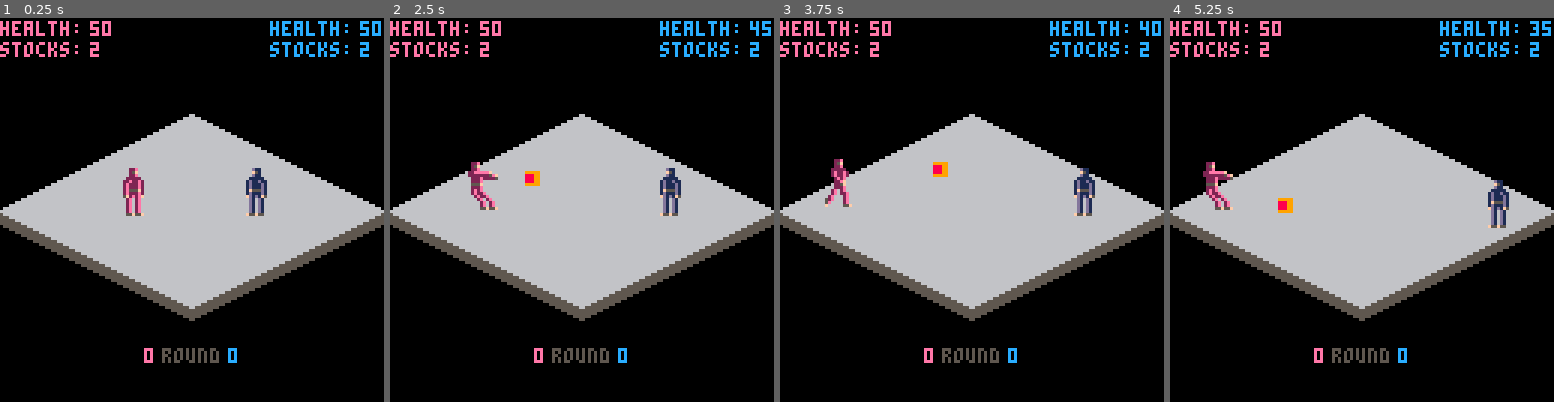
Above: before the commit, frames 1-4 (left to right).
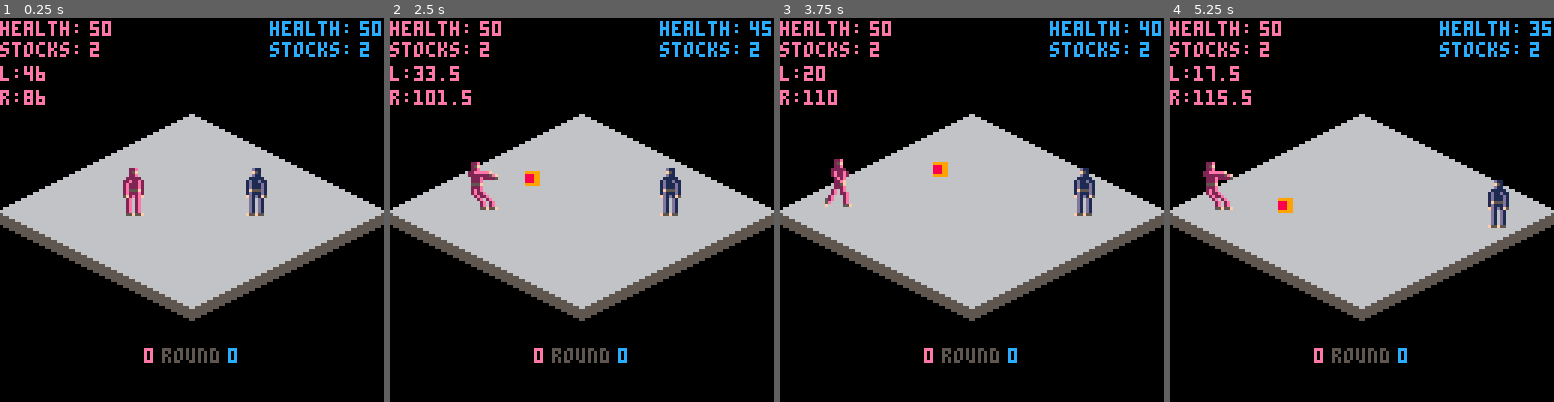
Above: after the commit, the same moments.

Repository: Trifectuh/Fantasy-Console-Projects
Game: PICO-8 cartridge isofight.p8
Same seed, same stepped clock (60 frames per second), same inputs: the game is played once before the commit and once after it.
Inputs:
- Up to frame 1 (0.25 s): no input
- Up to frame 2 (2.5 s): tap O (Z key) at 0.33, 0.7, 1.43, 2.22 s; tap X (X key) at 1.07, 2.07, 2.4 s; hold Left 1.97-2.37 s; hold Down from 2.42 s (still down)
- Up to frame 3 (3.75 s): tap X (X key) every 0.33 s from 2.73 to 3.73 s; release Down at 2.82 s; hold Right 2.87-3.53 s; tap O (Z key) at 3.1 s; hold Up from 3.58 s (still down)
- Up to frame 4 (5.25 s): tap O (Z key) at 3.98, 4.87 s; tap X (X key) every 0.33 s from 4.07 to 5.07 s; release Up at 4.08 s; hold Right 4.13-4.53 s; hold Down 4.58-5.08 s; hold Left from 5.13 s (still down)

The runs differ from the first frame. In frame 1, 0.4% of the frame differs, in the area x 0-12%, y 12-23%; in frame 2, 0.6%, in the area x 0-22%, y 12-23%; in frame 3, 0.4%; in frame 4, 0.5%.

Commit message:
dads don't walk off the stage anymore

Diff:
--- a/isofight.p8
+++ b/isofight.p8
@@ -30,6 +30,8 @@
      dy=0,
      xdir=0,
      ydir=0,
+     lwalldist=50,
+     rwalldist=50,
      framecounter=0,
      activemove=0,
      halt=false,
@@ -65,6 +67,8 @@
      dy=0,
      xdir=0,
      ydir=0,
+     lwalldist=50,
+     rwalldist=50,
      framecounter=0,
      activemove=0,
      halt=false,
@@ -91,10 +95,11 @@
   --update characters
    for c in all(p) do
     c.dx=0 c.dy=0
+    char_updatewalldist(c)
+    char_fall(c)
     fb_hitcalc()
     char_dpad(c)
     char_move(c)
-    char_fall(c)
     char_face()
     char_updateattacks(c)
     char_halt(c)
@@ -199,6 +204,10 @@
  if c.status.falling==true and c.y>128 then
   print(c.fallcounter,c.sx+6,c.sy+6,c.clr)
  end
+ print('l: ',0,16,14)
+ print(p[1].lwalldist,8,16,14)
+ print('r: ',0,24,14)
+ print(p[1].rwalldist,8,24,14)
  --print('a: ',0,16,14)
  --print(p[1].status.attacking,8,16,14)
  --print('b: ',0,24,14)
@@ -444,8 +453,7 @@
 
 function char_fall(c)
  clr=6
- if pget(c.x-2,c.y+18)!=clr
-  and pget(c.x+9,c.y+18)!=clr then
+ if c.lwalldist<=0 or c.rwalldist<=0 then
    if c.status.felly==nil then
   		c.status.felly=c.y
    end
@@ -624,24 +632,36 @@
  local op=char_getop(c)
  local x=char_getcollisions(c)
  if c.halt==false then
-  if d==0 and x.coll==false then
+  if d==0 and x.coll==false and c.lwalldist>=3 then
    c.dx=-0.5 c.xdir=-1 c.walk=true end
-  if d==1 and x.colr==false then
+  if d==1 and x.colr==false and c.rwalldist>=3 then
    c.dx=0.5 c.xdir=1 c.walk=true end
-  if d==2 then
+  if (d==2 and c.lwalldist>=3 and c.rwalldist>=3)
+  or (d==2 and c.y>50) then
    c.ydir=-1
    if x.cu==true then
     if c.y>=op.y+6 or op.y>=c.y+5 then
      c.dy=-0.25 c.walk=true end
    else c.dy=-0.25 c.walk=true end
   end
-  if d==3 then
+  if (d==3 and c.lwalldist>=4 and c.rwalldist>=4)
+  or (d==3 and c.y<48) then
    c.ydir=1
    if x.cu==true then
     if c.y<=op.y-6 or op.y<=c.y-5 then
      c.dy=0.25 c.walk=true end
    else c.dy=0.25 c.walk=true end
   end
+ end
+end
+
+function char_updatewalldist(c)
+ if c.y>=50 then
+  c.lwalldist=(c.x+8)-((c.y-51)*2)
+  c.rwalldist=(120-c.x)-((c.y-51)*2)
+ elseif c.y<=49 then
+  c.lwalldist=(c.x+8)-((47-c.y)*2)
+  c.rwalldist=(120-c.x)-((47-c.y)*2)
  end
 end
 
